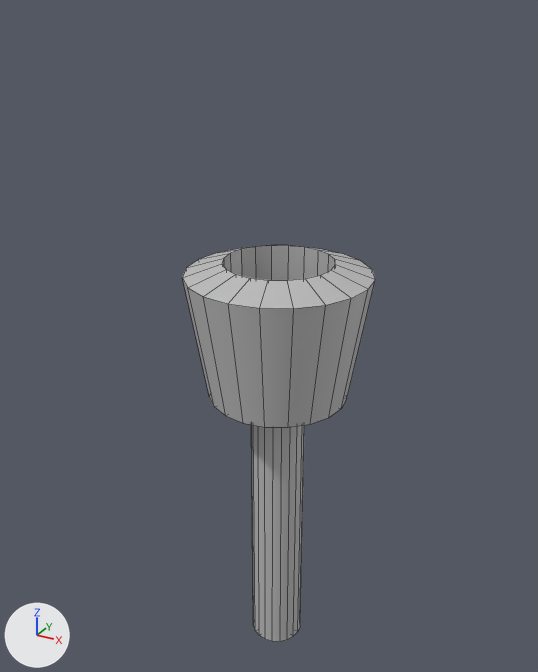
A saved change to the FBX model Assets/Models/torch.fbx.
The view is the same before and after, from a camera (50 mm lens) standing at (0.023, -0.0432, 0.0481) and looking at (-0.0012, 0.0008, 0.0261). The lights are fixed; the arrows at lower left show +X, +Y and +Z. Mesh edges are drawn as thin lines. Where no turn or scale is listed for an object, it has been applied to the vertices.

Names of what the first picture shows: 'torch'.
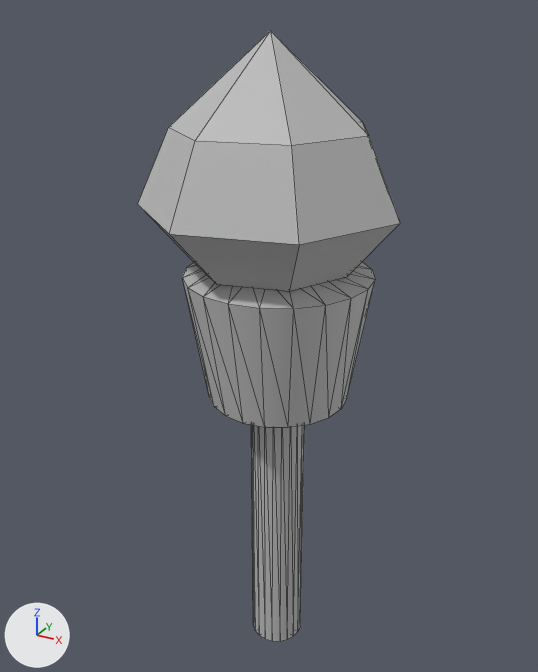
Where the newer file only moved an object's origin or applied its transform, the numbers keep the older frame.

Diff of the bpy script that builds the scene:
```diff
--- a/Assets/Models/torch.fbx.py
+++ b/Assets/Models/torch.fbx.py
@@ mat_lambert2 @@
+mat_lambert2 = principled_material('lambert2')
+mat_lambert2.base_color = (0.5, 0.5, 0.5)  # grey #bcbcbc
+mat_lambert2.roughness = 0.553
@@ me_mesh @@
 # used by ob_torch; location = (0.0, 0.0, 0.01601)
-me_mesh.from_pydata(...)  # 144 vertices, 180 faces; spans x -0.0066..0.0066, y -0.0066..0.0066, z -0.0163..0.0163
-me_mesh.materials.append(mat_lambert1)  # grey #bcbcbc
+me_mesh.from_pydata(...)  # 166 vertices, 301 faces; spans x -0.0087..0.0085, y -0.0088..0.0088, z -0.0163..0.0309
+# me_mesh part 1: a new loose piece of 22 vertices spanning x -0.0087..0.0085, y -0.0088..0.0088, z 0.016..0.0309, in mat_lambert2 (grey #bcbcbc)
+# me_mesh part 2
+# 100 faces are deleted
+# 200 new faces join them
+me_mesh.materials.append(mat_lambert2)  # grey #bcbcbc
```

What differs and where, as boxes (x1, y1, x2, y2) in the pictures (538 x 672 px):
'torch', reshaped (36% wider, 54% taller): before (182, 245, 375, 641); after (138, 31, 400, 641)
part 1 of me_mesh, added: after (138, 31, 400, 291)
part 2 of me_mesh, built on: before (182, 245, 375, 641); after (182, 262, 375, 641)
